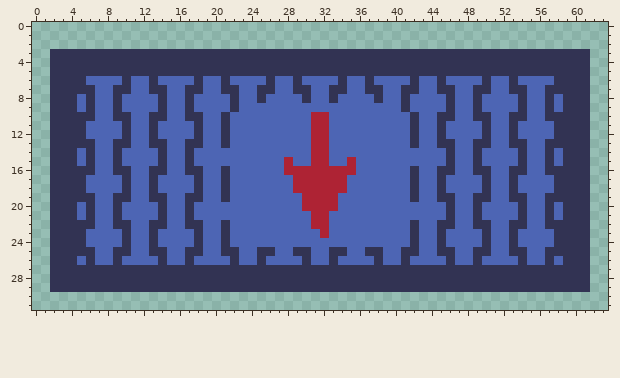
Two versions of one pixel-art sprite, Godot/Assets/Sprites/Rugs/RugDown.png. Above is the file before it was changed.
The file is 64x32 pixels.
New version:
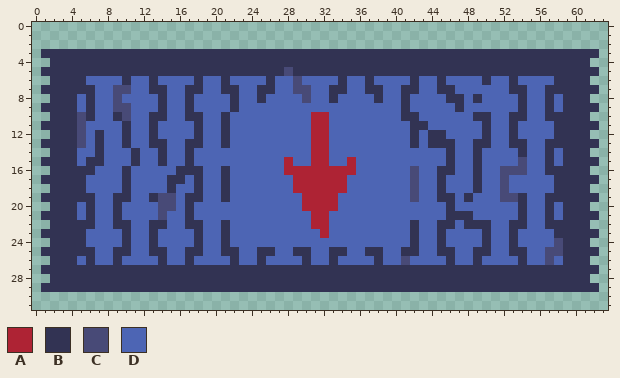
Palette (. is transparent): A #ae2334  B #323353  C #484a77  D #4d65b4
The edit:
{"y":3,"x":1,"old":".","new":"B"}
{"y":3,"x":62,"old":".","new":"B"}
{"y":5,"x":1,"old":".","new":"B"}
{"y":5,"x":28,"old":"B","new":"C"}
{"y":5,"x":62,"old":".","new":"B"}
{"y":6,"x":29,"old":"B","new":"C"}
{"y":7,"x":1,"old":".","new":"B"}
{"y":7,"x":9,"old":"BB","new":"CC"}
{"y":7,"x":29,"old":"BB","new":"CC"}
{"y":7,"x":49,"old":"BB","new":"DD"}
{"y":7,"x":62,"old":".","new":"B"}
{"y":8,"x":9,"old":"B","new":"C"}
{"y":8,"x":30,"old":"B","new":"C"}
{"y":8,"x":47,"old":"D","new":"B"}
{"y":9,"x":1,"old":".","new":"B"}
{"y":9,"x":9,"old":"BD","new":"CC"}
{"y":9,"x":46,"old":"BD","new":"DB"}
{"y":9,"x":49,"old":"B","new":"D"}
{"y":9,"x":62,"old":".","new":"B"}
{"y":10,"x":5,"old":"B","new":"C"}
{"y":10,"x":10,"old":"B","new":"C"}
{"y":10,"x":41,"old":"D","new":"B"}
{"y":10,"x":45,"old":"BB","new":"DD"}
{"y":11,"x":1,"old":".","new":"B"}
{"y":11,"x":5,"old":"B","new":"C"}
{"y":11,"x":43,"old":"D","new":"B"}
{"y":11,"x":45,"old":"B","new":"D"}
{"y":11,"x":62,"old":".","new":"B"}
{"y":12,"x":5,"old":"B","new":"C"}
{"y":12,"x":7,"old":"D","new":"B"}
{"y":12,"x":44,"old":"D","new":"B"}
{"y":13,"x":1,"old":".","new":"B"}
{"y":13,"x":5,"old":"BBD","new":"CDB"}
{"y":13,"x":9,"old":"B","new":"D"}
{"y":13,"x":44,"old":"D","new":"B"}
{"y":13,"x":62,"old":".","new":"B"}
{"y":14,"x":6,"old":"BD","new":"DB"}
{"y":14,"x":9,"old":"B","new":"D"}
{"y":14,"x":11,"old":"D","new":"B"}
{"y":15,"x":1,"old":".","new":"B"}
{"y":15,"x":7,"old":"D","new":"B"}
{"y":15,"x":9,"old":"B","new":"D"}
{"y":15,"x":11,"old":"D","new":"B"}
{"y":15,"x":54,"old":"B","new":"C"}
{"y":15,"x":62,"old":".","new":"B"}
{"y":16,"x":9,"old":"B","new":"D"}
{"y":16,"x":13,"old":"BB","new":"DD"}
{"y":16,"x":16,"old":"D","new":"B"}
{"y":16,"x":42,"old":"B","new":"C"}
{"y":16,"x":50,"old":"B","new":"D"}
{"y":16,"x":52,"old":"DBB","new":"CCC"}
{"y":17,"x":1,"old":".","new":"B"}
{"y":17,"x":13,"old":"B","new":"D"}
{"y":17,"x":15,"old":"DD","new":"BB"}
{"y":17,"x":42,"old":"B","new":"C"}
{"y":17,"x":49,"old":"DB","new":"BD"}
{"y":17,"x":52,"old":"DB","new":"CD"}
{"y":17,"x":62,"old":".","new":"B"}
{"y":18,"x":13,"old":"B","new":"D"}
{"y":18,"x":15,"old":"D","new":"B"}
{"y":18,"x":42,"old":"B","new":"C"}
{"y":18,"x":49,"old":"DB","new":"BD"}
{"y":18,"x":52,"old":"DB","new":"CD"}
{"y":19,"x":1,"old":".","new":"B"}
{"y":19,"x":14,"old":"BD","new":"CC"}
{"y":19,"x":42,"old":"B","new":"C"}
{"y":19,"x":48,"old":"DBB","new":"BDD"}
{"y":19,"x":52,"old":"DB","new":"CC"}
{"y":19,"x":62,"old":".","new":"B"}
{"y":20,"x":14,"old":"BD","new":"CC"}
{"y":20,"x":49,"old":"B","new":"D"}
{"y":21,"x":1,"old":".","new":"B"}
{"y":21,"x":14,"old":"B","new":"C"}
{"y":21,"x":47,"old":"DDB","new":"BBD"}
{"y":21,"x":62,"old":".","new":"B"}
{"y":22,"x":48,"old":"D","new":"B"}
{"y":23,"x":1,"old":".","new":"B"}
{"y":23,"x":62,"old":".","new":"B"}
{"y":24,"x":58,"old":"B","new":"C"}
{"y":25,"x":1,"old":".","new":"B"}
{"y":25,"x":57,"old":"BB","new":"CC"}
{"y":25,"x":62,"old":".","new":"B"}
{"y":26,"x":41,"old":"B","new":"C"}
{"y":26,"x":57,"old":"B","new":"C"}
{"y":27,"x":1,"old":".","new":"B"}
{"y":27,"x":62,"old":".","new":"B"}
{"y":29,"x":1,"old":".","new":"B"}
{"y":29,"x":62,"old":".","new":"B"}
